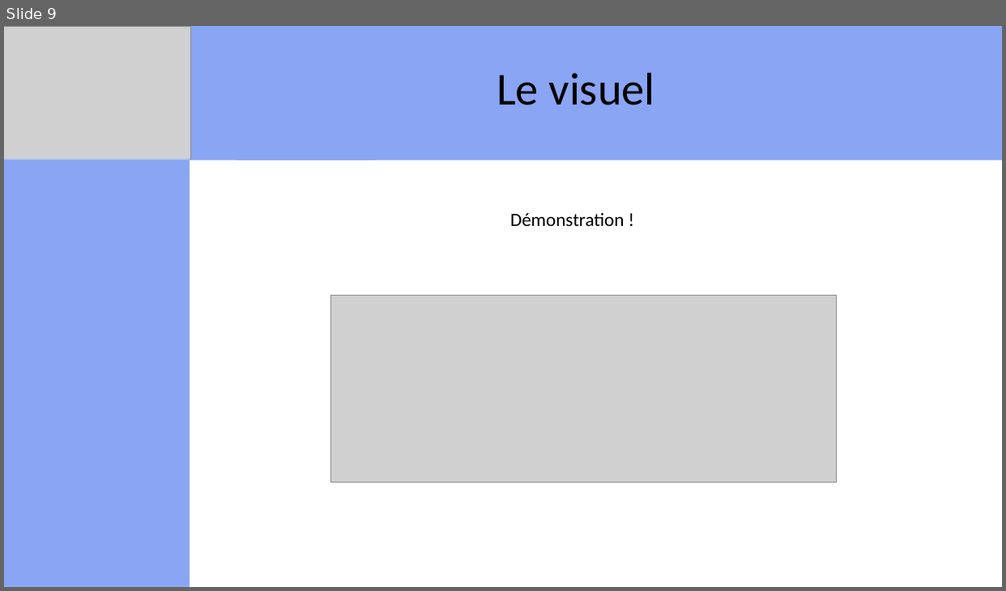
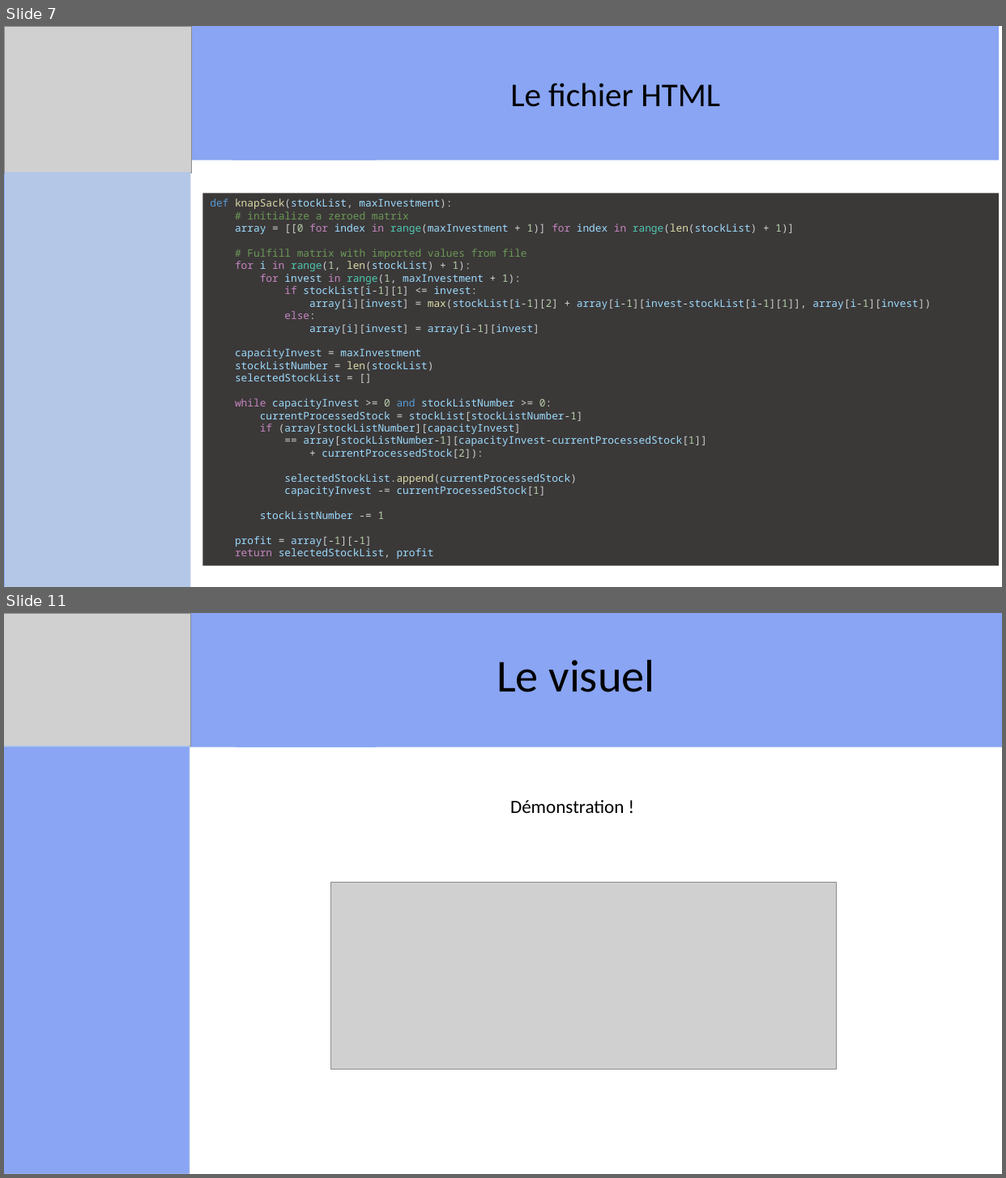
Before and after one commit to Fovea4F/Projet7-OC-Resolvez_des_problemes_en_utilisant_des_algorithmes_en_Python, a slide deck: livrables/Projet7-JustStreamIt.pptx. Shown one above the other, each under a label of ours: slide 9 before the commit, slides 7 and 11 after it; the slides between them are not shown. The pictures are 1006x591 and 1006x1178 pixels, drawn with LibreOffice and Linux fonts; fonts in the diff are those of the drawing; grey boxes stand for pictures. Boxes give left, top, right and bottom in pixels: in the first picture for what was removed or moved away, otherwise in the second. Text is boxed around its words. In the diff, an @@ line names an element or a change of style, - is before the commit and + after.

```diff
--- a/livrables/Projet7-JustStreamIt.pptx
+++ b/livrables/Projet7-JustStreamIt.pptx
@@ slide 7 added at (x1=4, y1=26, x2=1002, y2=587), background #FFFFFF @@
@@ rectangle added at (x1=4, y1=26, x2=377, y2=160), fill #89A5F3 @@
@@ picture added at (x1=4, y1=26, x2=191, y2=173) @@
@@ rectangle added at (x1=232, y1=26, x2=999, y2=160), fill #89A5F3, 32 pt, text #000000 @@
+Le fichier HTML
@@ rectangle added at (x1=4, y1=160, x2=189, y2=587), fill #89A5F3 @@
@@ rectangle added at (x1=5, y1=172, x2=190, y2=587), fill #B4C7E7 @@
@@ rectangle added at (x1=203, y1=193, x2=999, y2=565), fill #3B3838, 10 pt, text #9CDCFE @@
+def knapSack(stockList, maxInvestment):
+# initialize a zeroed matrix
+array = [[0 for index in range(maxInvestment + 1)] for index in range(len(stockList) + 1)]
+# Fulfill matrix with imported values from file
+for i in range(1, len(stockList) + 1):
+for invest in range(1, maxInvestment + 1):
+if stockList[i-1][1] <= invest:
+array[i][invest] = max(stockList[i-1][2] + array[i-1][invest-stockList[i-1][1]], array[i-1][invest])
+else:
+array[i][invest] = array[i-1][invest]
+capacityInvest = maxInvestment
+stockListNumber = len(stockList)
+selectedStockList = []
+while capacityInvest >= 0 and stockListNumber >= 0:
+currentProcessedStock = stockList[stockListNumber-1]
+if (array[stockListNumber][capacityInvest]
+== array[stockListNumber-1][capacityInvest-currentProcessedStock[1]]
++ currentProcessedStock[2]):
+selectedStockList.append(currentProcessedStock)
+capacityInvest -= currentProcessedStock[1]
+stockListNumber -= 1
+profit = array[-1][-1]
+return selectedStockList, profit
@@ what was slide 9 is now slide 11 @@
```
Also in this commit, not shown: 1 slide changed, 6 other slides added, 5 slides removed, 2 other files.
